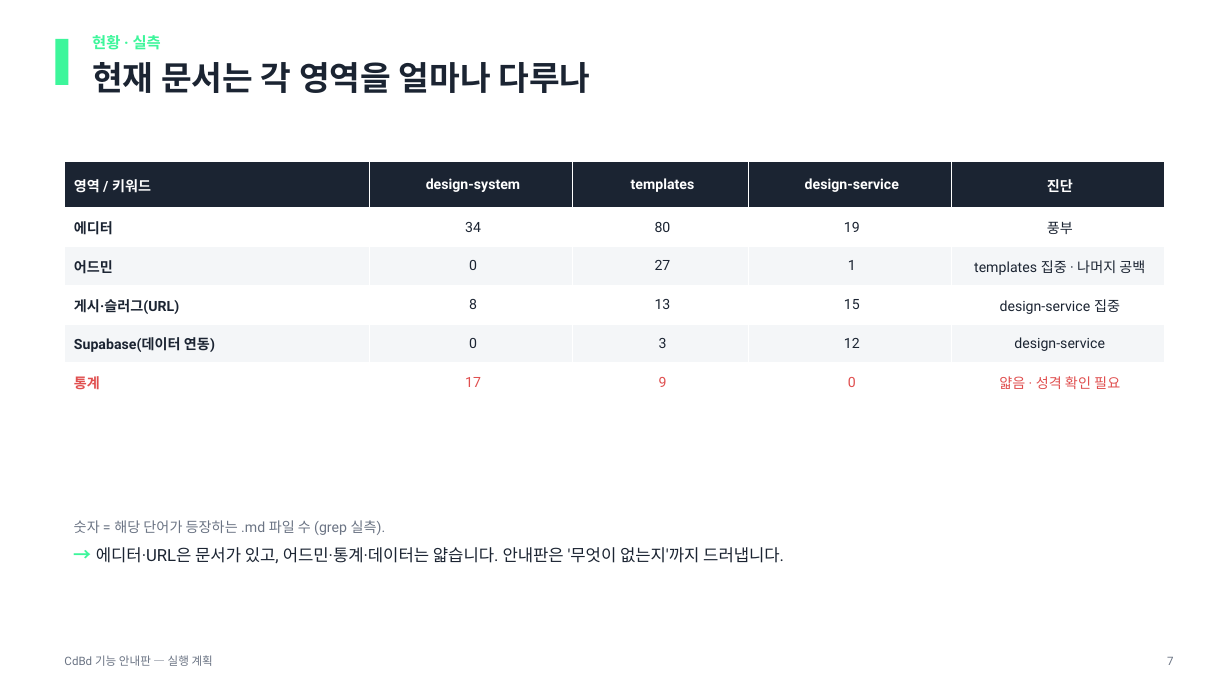
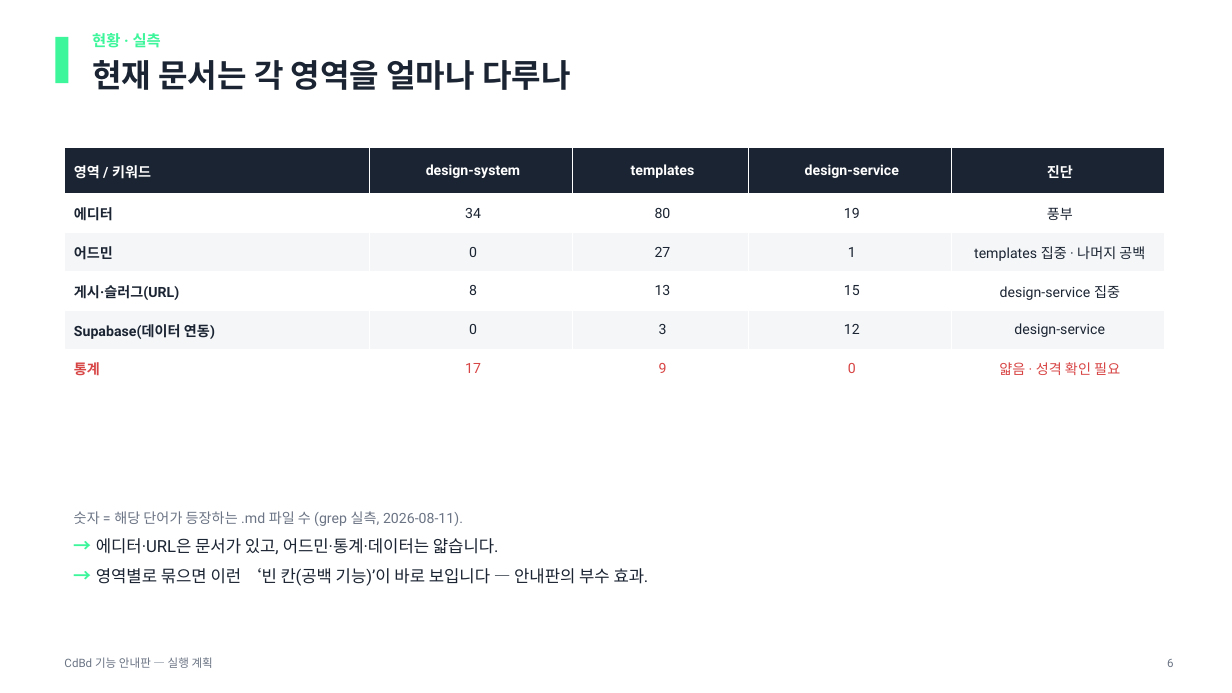
Before and after one commit to CdBd-in/design, a slide deck: slide 6 of _기능 안내판 실행 계획.pptx (slide 7 before the commit). Drawn at 1232x693 pixels with LibreOffice and Linux fonts; fonts in the diff are those of the drawing. Boxes give left, top, right and bottom in pixels: in the first picture for what was removed or moved away, otherwise in the second. Text is boxed around its words. In the diff, an @@ line names an element or a change of style, - is before the commit and + after.

```diff
--- a/_기능 안내판 실행 계획.pptx
+++ b/_기능 안내판 실행 계획.pptx
@@ rectangle: place and size @@
-rectangle at (0, 0, 1232, 125)
+rectangle at (0, 0, 1232, 120)
@@ text at (92, 60, 570, 90): size 26 to 25 pt in "현재 문서는 각 영역을 얼마나 다루나" @@
@@ table at (65, 148, 1165, 388) @@
@@ text colour #E04F4F to #D84545 in "통계", "17", "9", "0" and 1 more places @@
@@ table: place and size @@
-table at (65, 162, 1165, 402)
+table at (65, 148, 1165, 388)
@@ text at (74, 511, 649, 586): text changed @@
-숫자 = 해당 단어가 등장하는 .md 파일 수 (grep 실측).
-→ 에디터·URL은 문서가 있고, 어드민·통계·데이터는 얇습니다. 안내판은 '무엇이 없는지'까지 드러냅니다.
+숫자 = 해당 단어가 등장하는 .md 파일 수 (grep 실측, 2026-08-11).
+→ 에디터·URL은 문서가 있고, 어드민·통계·데이터는 얇습니다.
+→ 영역별로 묶으면 이런 ‘빈 칸(공백 기능)’이 바로 보입니다 — 안내판의 부수 효과.
@@ text removed at (1167, 657, 1174, 665) @@
-7
@@ text added at (1167, 659, 1174, 667), 9 pt, text #6B7484 @@
+6
```
Also in this commit, not shown: 8 other slides changed, 2 slides added, 3 slides removed, 1 other file.
